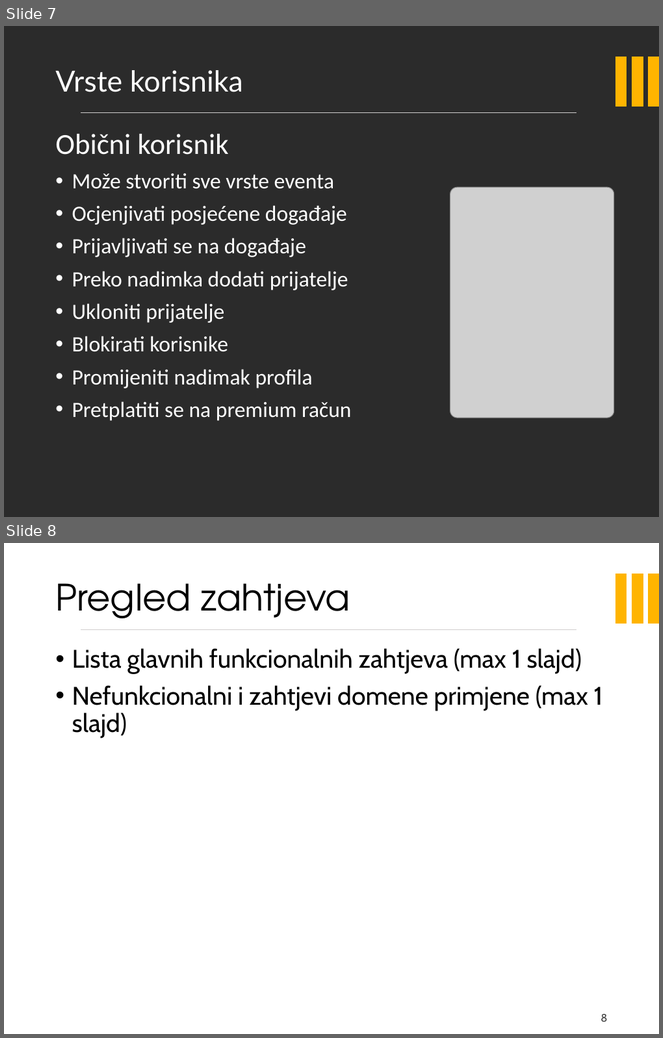
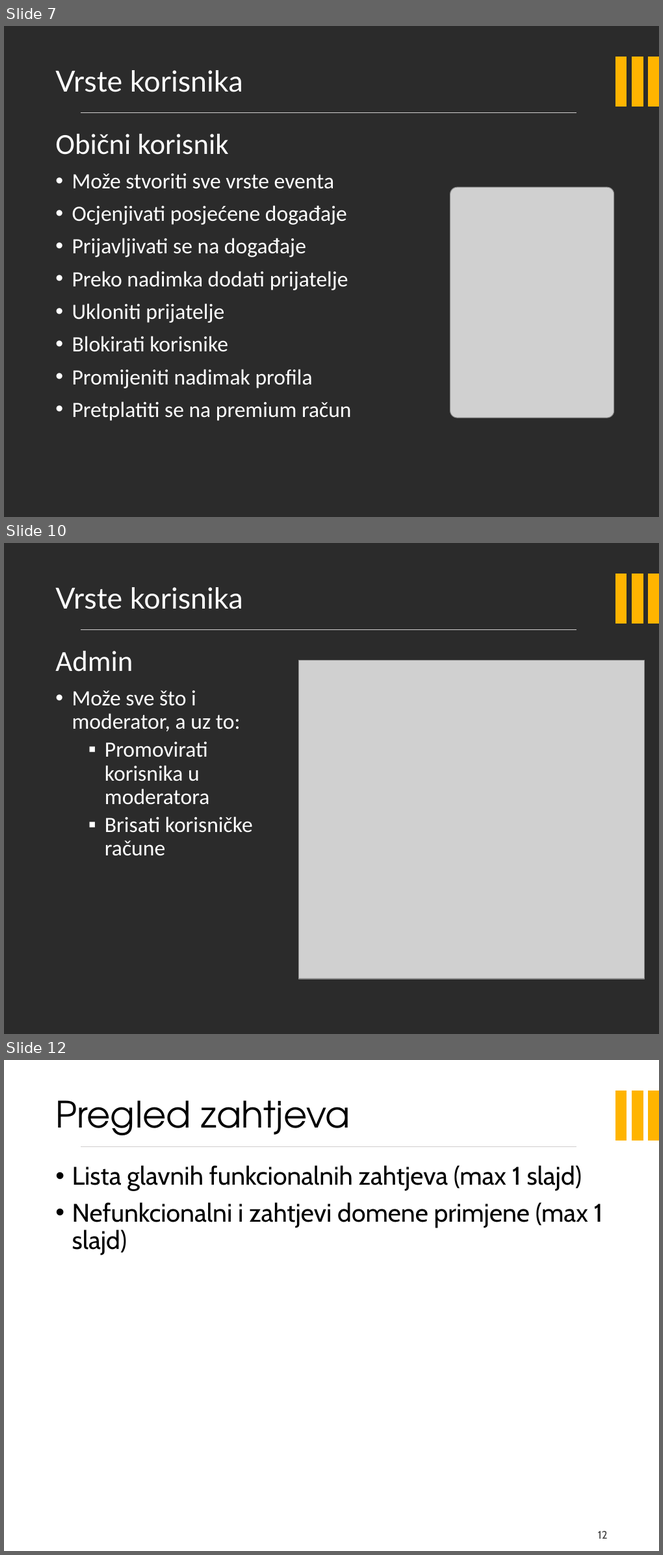
Before and after one commit to velimirkovacic/software_engineering_project, a slide deck: Dokumentacija/Prezentacija/EventkoPreza.pptx. Shown one above the other, each under a label of ours: slides 7 and 8 before the commit, slides 7, 10 and 12 after it; the slides between them are not shown. The pictures are 663x1038 and 663x1555 pixels, drawn with LibreOffice and Linux fonts; fonts in the diff are those of the drawing; grey boxes stand for pictures; background and template pictures are left out; a plain dark background stands for a picture behind light text. Boxes give left, top, right and bottom in pixels: in the first picture for what was removed or moved away, otherwise in the second. Text is boxed around its words. In the diff, an @@ line names an element or a change of style, - is before the commit and + after.

Commit message:
dodane sve vrste korisnika

```diff
--- a/Dokumentacija/Prezentacija/EventkoPreza.pptx
+++ b/Dokumentacija/Prezentacija/EventkoPreza.pptx
@@ slide 10 added at box(4, 543, 659, 1034), background picture (left out); not listed: 4 template elements that a slide beside it also shows @@
@@ title added at box(55, 587, 243, 609), 32 pt, text #FFFFFF @@
+Vrste korisnika
@@ text added at box(55, 651, 253, 856), 24 pt, text #FFFFFF @@
+Admin
+• Može sve što i moderator, a uz to:
+  ▪ Promovirati korisnika u moderatora
+  ▪ Brisati korisničke račune
@@ picture added at box(299, 660, 645, 979) @@
@@ what was slide 8 is now slide 12 @@
@@ page number at box(598, 1531, 608, 1539): text changed @@
-8
+12
```
Also in this commit, not shown: 3 other slides added.
